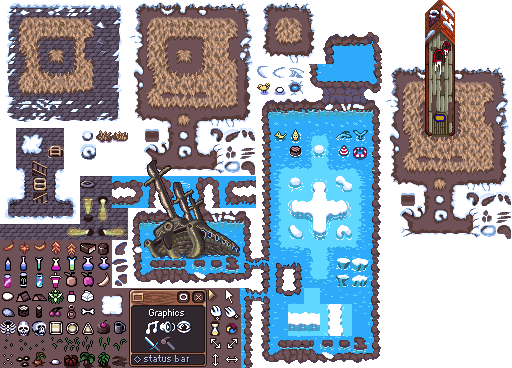
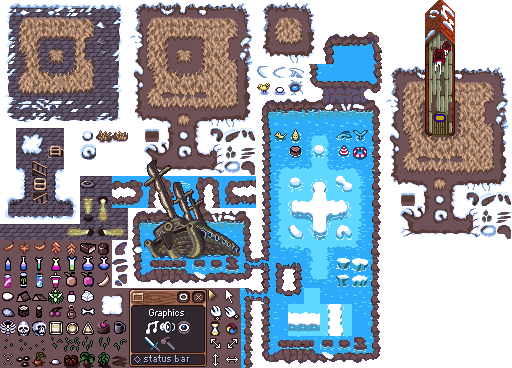
Layers edited between the first and the second (512, 368) image:
hid "Chimney" over [429, 10, 440, 28]
painted on "Original Sprite Sheet" over [162, 321, 192, 334]
